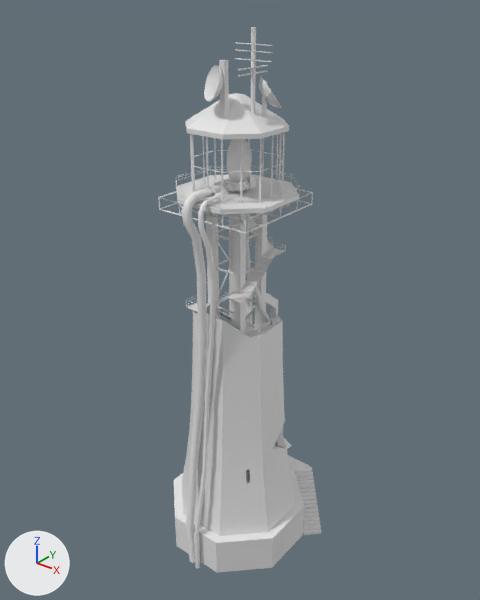
Two versions of the Blender file SourceFiles/3D/Lighthouse/lighthouse.blend, one commit apart.
Camera for both pictures: a 50 mm camera at (35.9, -44.4, 55.5) aimed at (-0.3, 0.8, 27.5). Lighting does not change. The marker at lower left points along +X, +Y and +Z. The picture after the commit comes second.
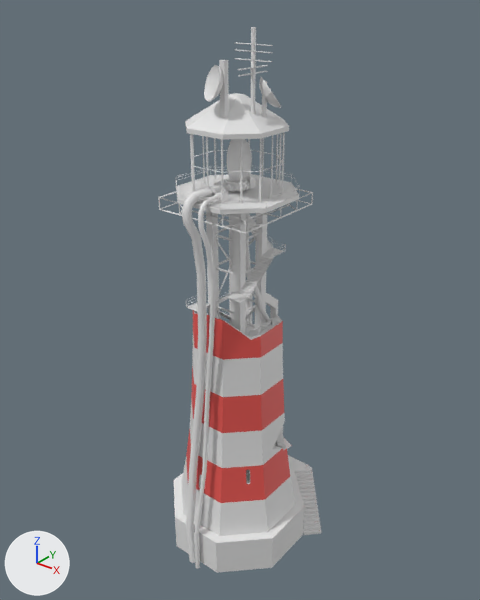
Where the change shows, as pixel boxes [x1, y1, x2, y2] in the pictures (480 x 600 px):
part 1 of me_cylinder_015, recoloured (white to red): [186, 429, 290, 503] in both
part 2 of me_cylinder_015, recoloured (white to red): [191, 366, 284, 433] in both
part 3 of me_cylinder_015, recoloured (white to red): [193, 310, 283, 360] in both

Patch to the scene script:
```diff
--- a/SourceFiles/3D/Lighthouse/lighthouse.blend.py
+++ b/SourceFiles/3D/Lighthouse/lighthouse.blend.py
@@ mat_mat2 @@
+mat_mat2 = principled_material('Mat2')
+mat_mat2.base_color = (0.8, 0.0962, 0.084)  # red #e75752
@@ mat_mat1 @@
+mat_mat1 = principled_material('Mat1')
+mat_mat1.base_color = (0.8, 0.8, 0.8)  # white #e7e7e7
@@ me_cylinder_015 @@
 me_cylinder_015.from_pydata(...)  # 367 vertices, 242 faces; spans x -6.7..6.7, y -6.7..6.7, z -1.3..23.1
 # used by ob_cylinder_007; location = (0.0, 0.0, 4.9); rotation_euler = (0.0, 0.0, 0.393), in degrees (0, 0, 23)
+# me_cylinder_015 part 1: 10 of the faces centred in x -5.2..5.0, y -4.7..4.8, z 4.1..6.8 switch from no material to mat_mat2 (red #e75752)
+# me_cylinder_015 part 2: 9 of the faces centred in x -4.7..4.2, y -4.2..4.2, z 11.9..13.0 switch from no material to mat_mat2 (red #e75752)
+# me_cylinder_015 part 3: 7 of the faces centred in x -4.1..3.9, y -4.0..3.2, z 19.0..22.1 switch from no material to mat_mat2 (red #e75752)
+me_cylinder_015.materials.append(mat_mat1)  # white #e7e7e7
```
